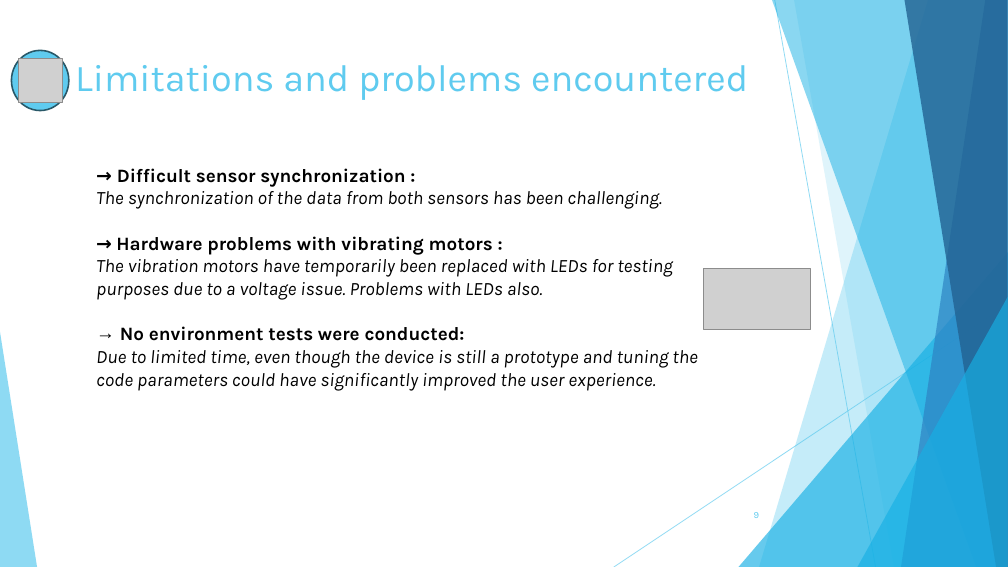
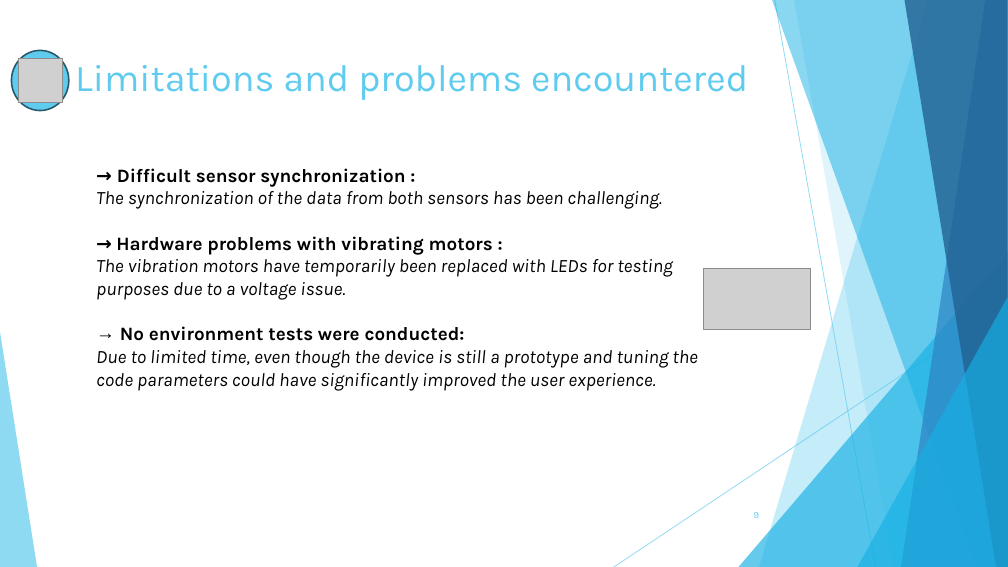
Before and after one commit to fstormacq/Master1-IIA-project, a slide deck: slide 9 of doc/Advanced Human Machine.pptx. Drawn at 1008x567 pixels with LibreOffice and Linux fonts; fonts in the diff are those of the drawing; grey boxes stand for pictures. Boxes give left, top, right and bottom in pixels: in the first picture for what was removed or moved away, otherwise in the second. Text is boxed around its words. In the diff, an @@ line names an element or a change of style, - is before the commit and + after.

```diff
--- a/doc/Advanced Human Machine.pptx
+++ b/doc/Advanced Human Machine.pptx
@@ text at [96, 259, 672, 300]: text changed @@
-The vibration motors have temporarily been replaced with LEDs for testing purposes due to a voltage issue. Problems with LEDs also.
+The vibration motors have temporarily been replaced with LEDs for testing purposes due to a voltage issue.
```
Also in this commit, not shown: 8 other files.
